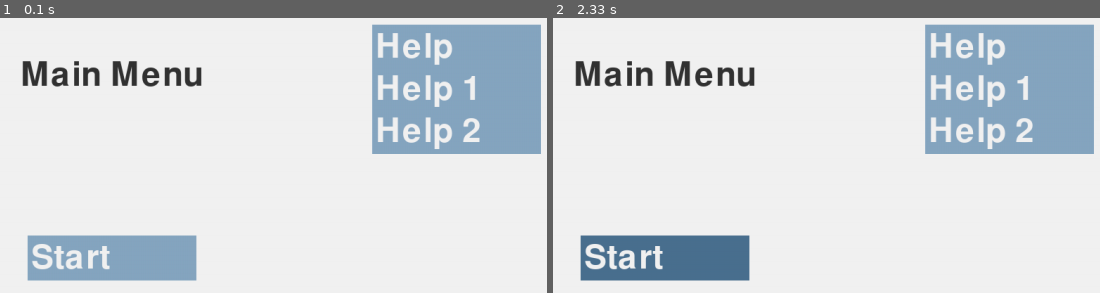
Above: before the commit, frames 1-2 (left to right).
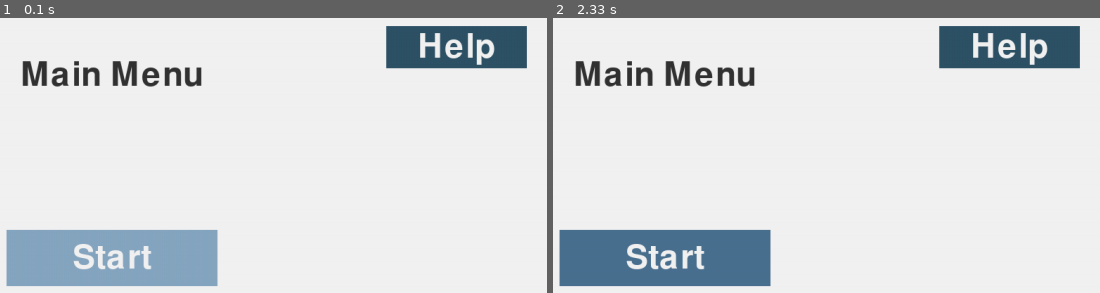
Above: after the commit, the same moments.

Repository: Leina85/A-Level-NEA
Game: pygame game, started from NEA/pipeline/Doc-NEA/P2.py
Two runs of this game, one before a commit and one after it. Both use one fixed random seed, a clock stepped at 60 frames per second and the inputs below.
Inputs (mouse positions are in pixels of both pictures, inside the frame that each line leads up to):
- Up to frame 1 (0.1 s): no input
- Up to frame 2 (2.33 s): click (662, 257) at 0.38 s; click (667, 290) at 0.72 s; click "Start" at 2.05 s

The runs differ from the first frame. In frame 1, 17% of the frame differs, in the area x 1-99%, y 2-98%; in frame 2, 17%.

Commit message:
made more alteractions to the renderscreenfunction for drawing the new, different types of buttons

Diff:
--- a/NEA/pipeline/Doc-NEA/P2.py
+++ b/NEA/pipeline/Doc-NEA/P2.py
@@ -138,11 +138,9 @@
             if test_surf.get_width() <= max_width:
                 current_line.append(word)
             else:
-                if current_line:
-                    lines.append(' '.join(current_line))
+                lines.append(' '.join(current_line))
                 current_line = [word]
-        if current_line:
-            lines.append(' '.join(current_line))
+        lines.append(' '.join(current_line))
 
         y_offset = 250
         for line in lines:
@@ -151,21 +149,37 @@
             screen.blit(line_surf, line_rect)
             y_offset += 50
 
-    # Draw all input buttons for current screen
-    for inp_btn_key, inp_btn_data in screen_data[current_screen]['buttons'].items():
-        isactive = (activebtn == inp_btn_key)
-
-        # Draw button rectangle with appropriate colour
-        rect = pygame.Rect(0, 0, *DEFAULT_BTN_SIZE)
-        rect.center = inp_btn_data['pos']
-        colour = COLOURS['btnactive'] if isactive else COLOURS['btnpassive']
-        pygame.draw.rect(screen, colour, rect)
-
-        # Draw button text (show button number if empty and inactive)
-        displaytext = inp_btn_data['text'] if inp_btn_data['text'] or isactive else str(inp_btn_key)
-        textsurf = font.render(displaytext, True, COLOURS['text'])
-        textrect = textsurf.get_rect(midleft=(rect.x + 5, rect.centery))
-        screen.blit(textsurf, textrect)
+    # Draw buttons
+    if 'buttons' in screen_info:
+        for btn_key, btn_data in screen_info['buttons'].items():
+            # Skip hidden buttons
+            if btn_data.get('hidden') and not screen_info.get('dropdown_open'):
+                continue
+
+            isactive = (activebtn == btn_key)
+
+            # Determine button colour
+            if btn_data.get('colour'):
+                colour = COLOURS[btn_data['colour']]
+            elif isactive:
+                colour = COLOURS['btnactive']
+            else:
+                colour = COLOURS['btnpassive']
+
+            # Draw button
+            rect = pygame.Rect(0, 0, *btn_data['size'])
+            rect.center = btn_data['pos']
+            pygame.draw.rect(screen, colour, rect)
+
+            # Draw button text
+            if btn_data.get('input'):
+                displaytext = btn_data['text'] if btn_data['text'] or isactive else str(btn_key)
+            else:
+                displaytext = btn_data['text']
+
+            textsurf = font.render(displaytext, True, COLOURS['text'])
+            textrect = textsurf.get_rect(center=rect.center)
+            screen.blit(textsurf, textrect)
 
     pygame.display.update()
 
